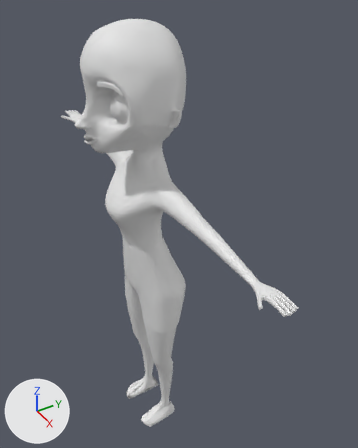
Before and after pictures for a commit that changed the Blender file carla.blend.
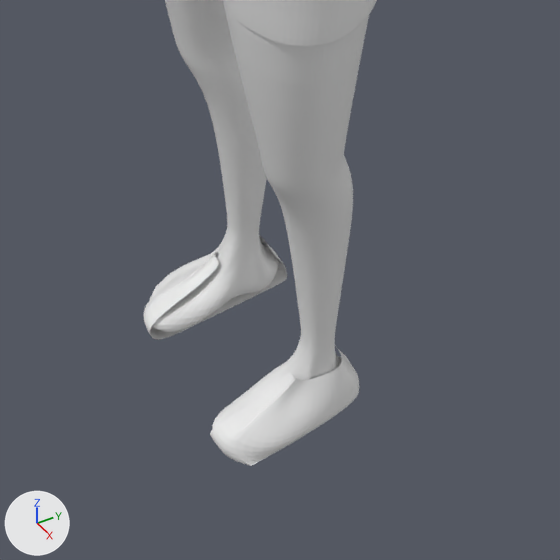
Old and new are each drawn whole from a 50 mm lens placed at (1.554, -3.165, 2.082), pointed at (-0.941, -1.679, 0.089) and again close up on the part from 26% to 61% of the width and 72% to 100% of the height. Lighting does not change. The marker at lower left points along +X, +Y and +Z.

In view in the first close-up: 'Body', 'Body.001', 'Shoes'.
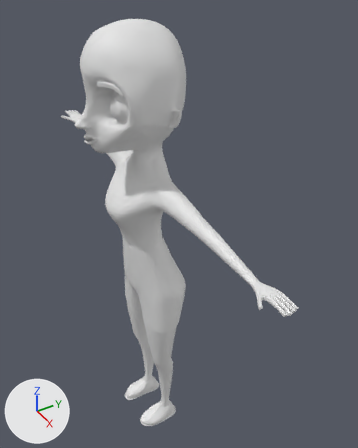
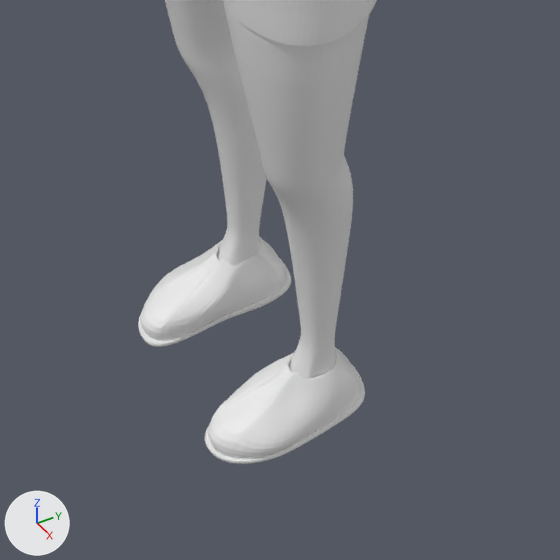
Boxes [x1, y1, x2, y2] around the edits, measured in the close-ups (560 x 560 px):
```json
{"object": "Shoes", "change": "reshaped, moved", "before": [143, 235, 359, 466], "after": [138, 236, 365, 464]}
{"part": 1, "of": "me_plane_003", "change": "deleted", "before": [143, 235, 359, 466]}
{"part": 2, "of": "me_plane_003", "change": "added", "after": [138, 236, 365, 464]}
```

The change, as JSON lines over the scene's bpy script:
```json
{"block": "me_plane_003", "where": "# used by ob_shoes; location = (-0.947, 0.005, -0.063); rotation_euler = (1.571, 0.0, 0.0), in degrees (90, 0, 0); scale = (0.0068, 0.0068, 0.0068)"}
{"op": "remove", "block": "me_plane_003", "code": "me_plane_003.from_pydata(...)  # 64 vertices, 51 faces; spans x 18.9..35.2, y -248.1..-227.8, z 268.2..314.7"}
{"op": "add", "block": "me_plane_003", "code": "me_plane_003.from_pydata(...)  # 134 vertices, 126 faces; spans x 11.4..36.9, y -249.3..-228.6, z -42.0..10.1"}
{"block": "me_plane_003", "change": "me_plane_003 part 1: the whole mesh is rebuilt"}
{"block": "me_plane_003", "change": "me_plane_003 part 2"}
{"block": "me_plane_003", "change": "128 vertices are added at x 11.4..36.9, y -249.3..-228.6, z -42.0..10.1"}
{"block": "me_plane_003", "change": "6 new vertices lie (6.6, 0.0, 0.0) away from vertices in x 21.8, y -248.9..-235.5, z -39.6..3.6"}
{"block": "me_plane_003", "change": "126 new faces join them"}
{"op": "set", "path": "ob_shoes.location", "old": "(-0.947, 0.005, -0.063)", "new": "(-0.955, -2.089, -0.058)"}
```
